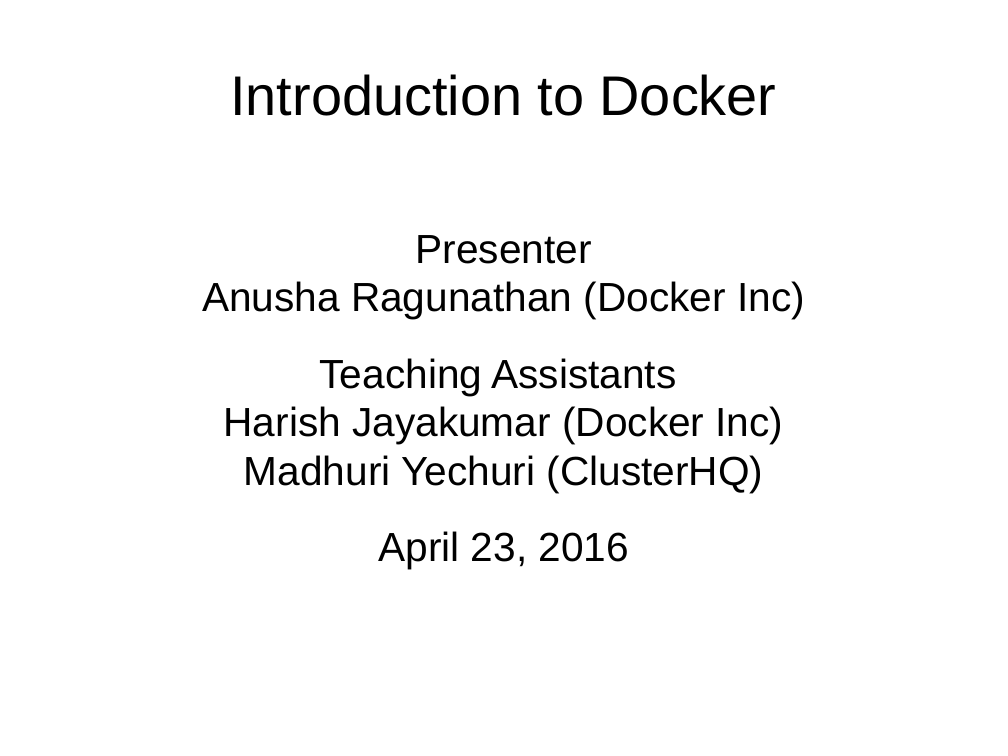
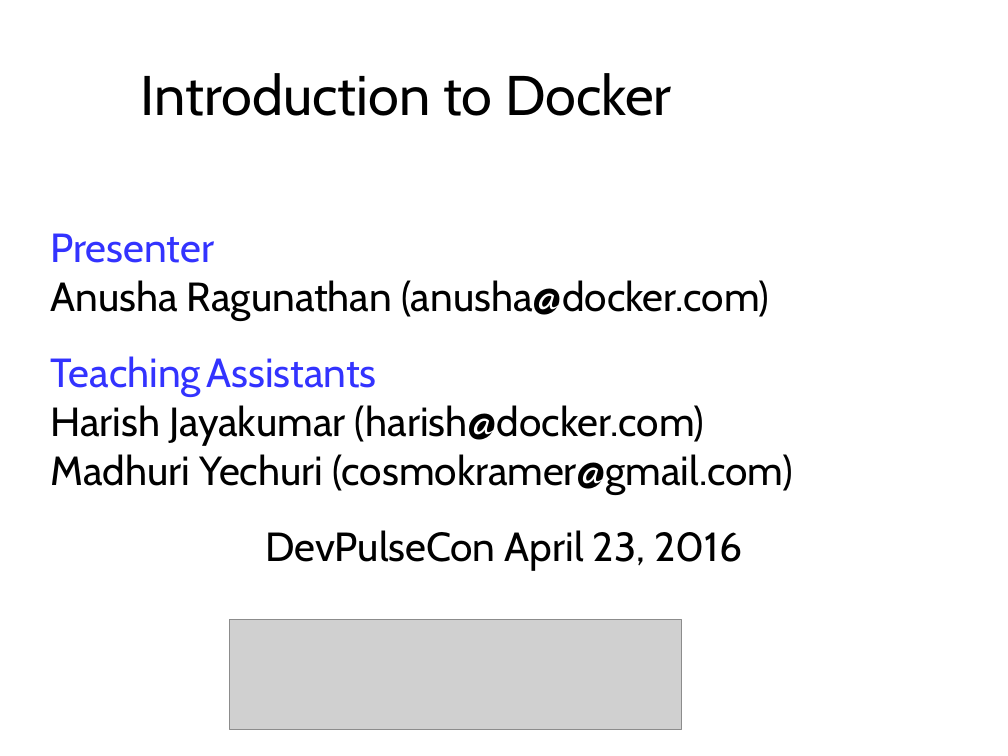
Before and after one commit to CodeChix-OpenSource/DockerIntro, a slide deck: slide 1 of slides/DockerIntro.pptx. Drawn at 1008x756 pixels with LibreOffice and Linux fonts; fonts in the diff are those of the drawing; grey boxes stand for pictures; background and template pictures are left out. Boxes give left, top, right and bottom in pixels: in the first picture for what was removed or moved away, otherwise in the second. Text is boxed around its words. In the diff, an @@ line names an element or a change of style, - is before the commit and + after.

```diff
--- a/slides/DockerIntro.pptx
+++ b/slides/DockerIntro.pptx
@@ text "Introduction to Docker" at bbox=[141, 73, 672, 116]: font Arial to Cabin @@
@@ text at bbox=[50, 233, 377, 397]: font Arial to Cabin, text colour #000000 to #3333FF in "Presenter", "Teaching Assistants"; alignment centre to left @@
@@ text at bbox=[50, 280, 769, 321]: text changed; font Arial to Cabin @@
-Anusha Ragunathan (Docker Inc)
+Anusha Ragunathan (anusha@docker.com)
@@ text at bbox=[50, 405, 793, 571]: text changed; font Arial to Cabin @@
-Harish Jayakumar (Docker Inc)
-Madhuri Yechuri (ClusterHQ)
-April 23, 2016
+Harish Jayakumar (harish@docker.com)
+Madhuri Yechuri (cosmokramer@gmail.com)
+DevPulseCon April 23, 2016
@@ picture added at bbox=[230, 620, 682, 730] @@
```
Also in this commit, not shown: 25 other slides changed.
